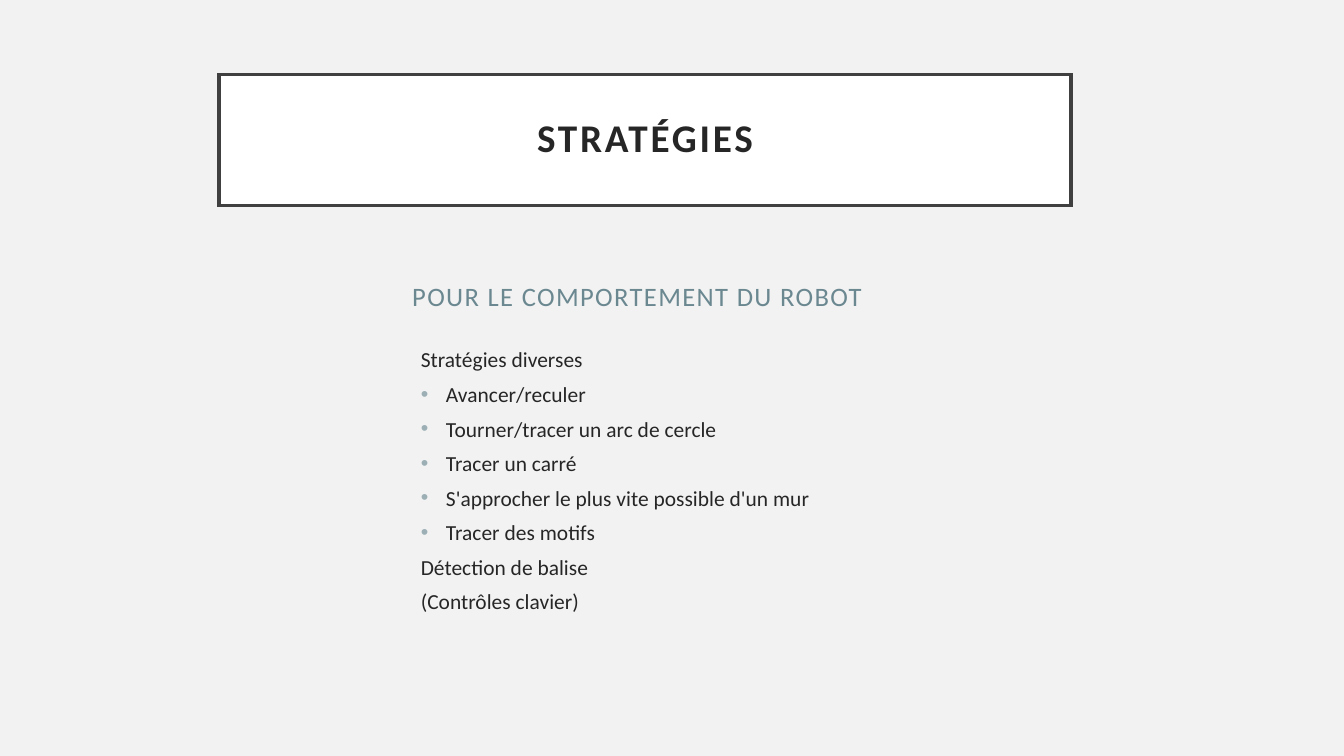
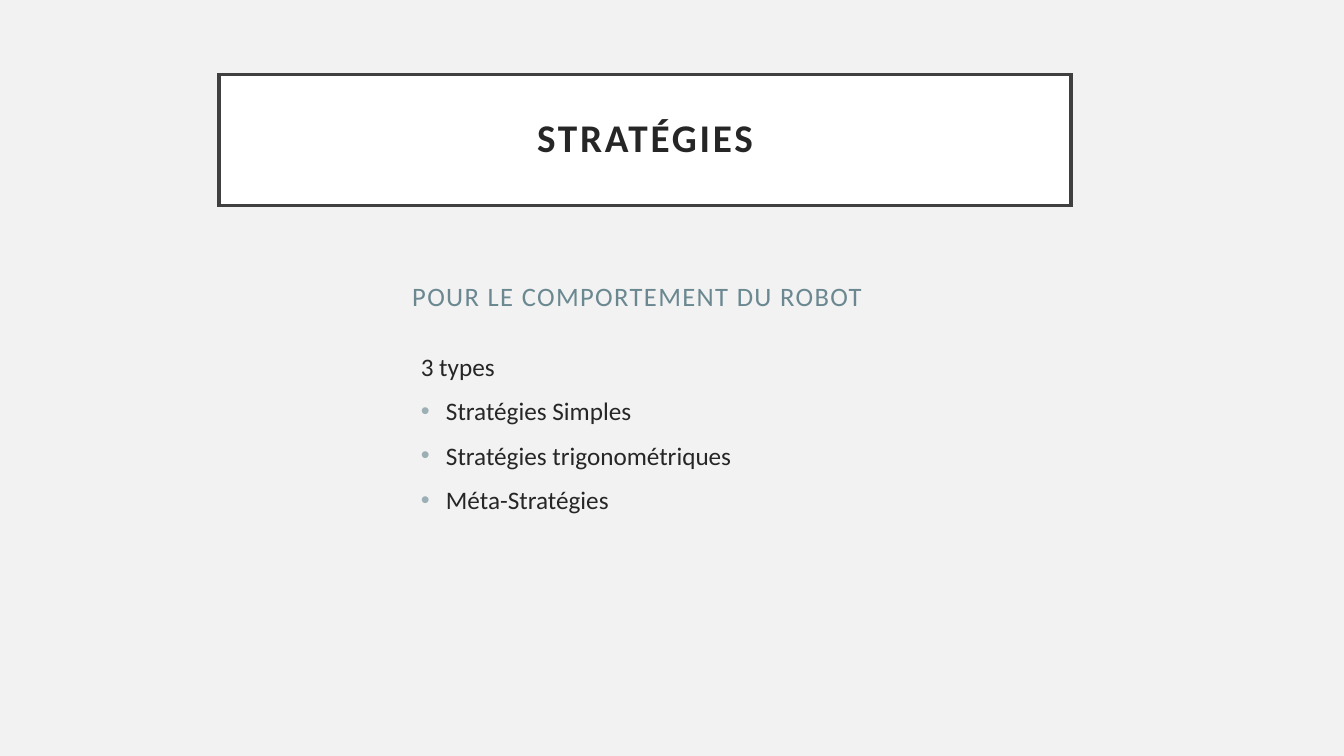
Before and after one commit to vfiszbin/Projet-Robotique-VYBRS, a slide deck: slide 7 of Diapositives présentation.pptx. Drawn at 1344x756 pixels with LibreOffice and Linux fonts; fonts in the diff are those of the drawing. Boxes give left, top, right and bottom in pixels: in the first picture for what was removed or moved away, otherwise in the second. Text is boxed around its words. In the diff, an @@ line names an element or a change of style, - is before the commit and + after.

```diff
--- a/Diapositives présentation.pptx
+++ b/Diapositives présentation.pptx
@@ text at bbox=[421, 359, 731, 514]: text changed; size 15.3 to 18 pt @@
-Stratégies diverses
-• Avancer/reculer
-• Tourner/tracer un arc de cercle
-• Tracer un carré
-• S'approcher le plus vite possible d'un mur
-• Tracer des motifs
-Détection de balise
-(Contrôles clavier)
+3 types
+• Stratégies Simples
+• Stratégies trigonométriques
+• Méta-Stratégies
```
Also in this commit, not shown: 1 slide added, 2 other files.
